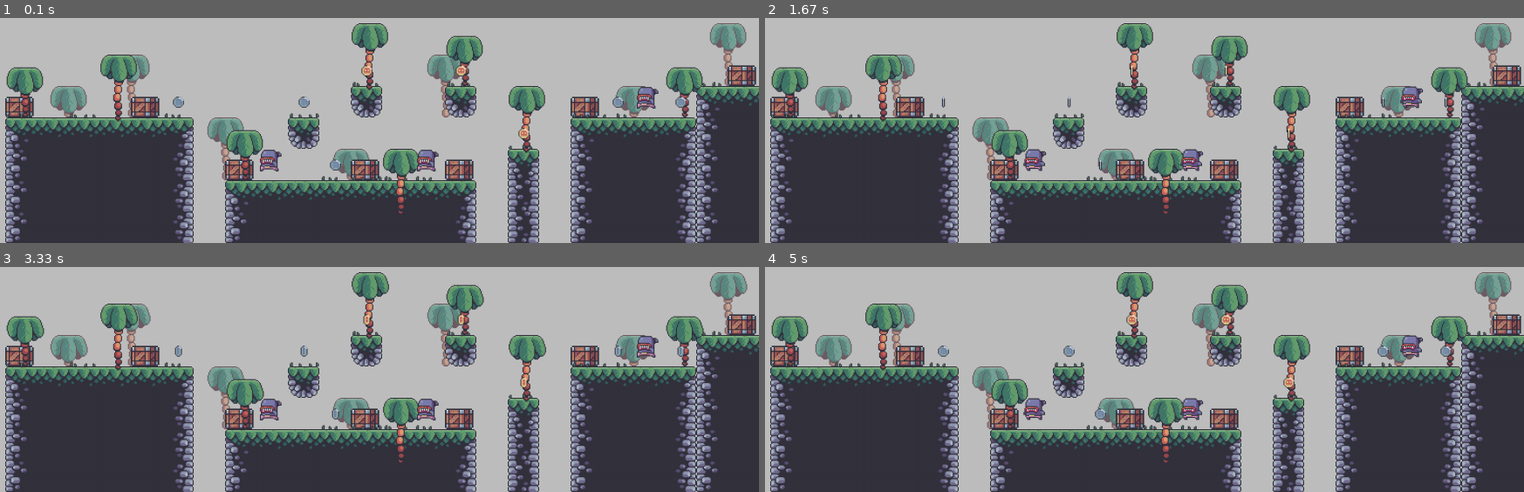
Above: before the commit, frames 1-4 (two rows, left to right).
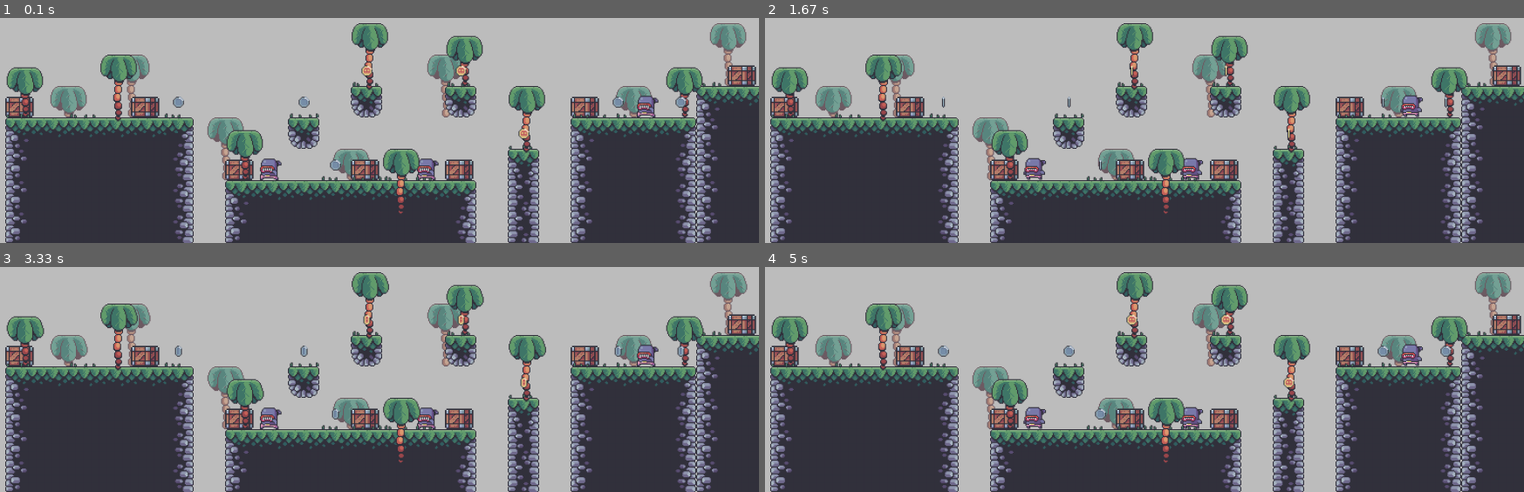
Above: after the commit, the same moments.

Repository: harryodubhghaill/pygame-platformer
Game: pygame game, started from main.py
Same seed, same stepped clock (60 frames per second), same inputs: the game is played once before the commit and once after it.
Inputs:
- Up to frame 1 (0.1 s): no input
- Up to frame 2 (1.67 s): no input
- Up to frame 3 (3.33 s): no input
- Up to frame 4 (5 s): no input

The runs differ from the first frame. In frame 1, 0.9% of the frame differs, in the area x 34-87%, y 30-73%; in frame 2, 0.9%; in frame 3, 0.9%; in frame 4, 0.9%.

Commit message:
fix enemy offset

Diff:
--- a/enemy.py
+++ b/enemy.py
@@ -4,3 +4,4 @@
 class Enemy(AnimatedTile):
     def __init__(self, size, x, y):
         super().__init__(size, x, y, './graphics/enemy/run')
+        self.rect.y += size - self.image.get_size()[1]
--- a/level.py
+++ b/level.py
@@ -197,6 +197,10 @@
         self.terrain_sprites.update(self.world_shift)
         self.terrain_sprites.draw(self.display_surface)
 
+        # enemies
+        self.enemy_sprites.update(self.world_shift)
+        self.enemy_sprites.draw(self.display_surface)
+
         # crate
         self.crate_sprites.update(self.world_shift)
         self.crate_sprites.draw(self.display_surface)
@@ -212,10 +216,6 @@
         # coins
         self.coin_sprites.update(self.world_shift)
         self.coin_sprites.draw(self.display_surface)
-
-        # enemies
-        self.enemy_sprites.update(self.world_shift)
-        self.enemy_sprites.draw(self.display_surface)
 
 
 
